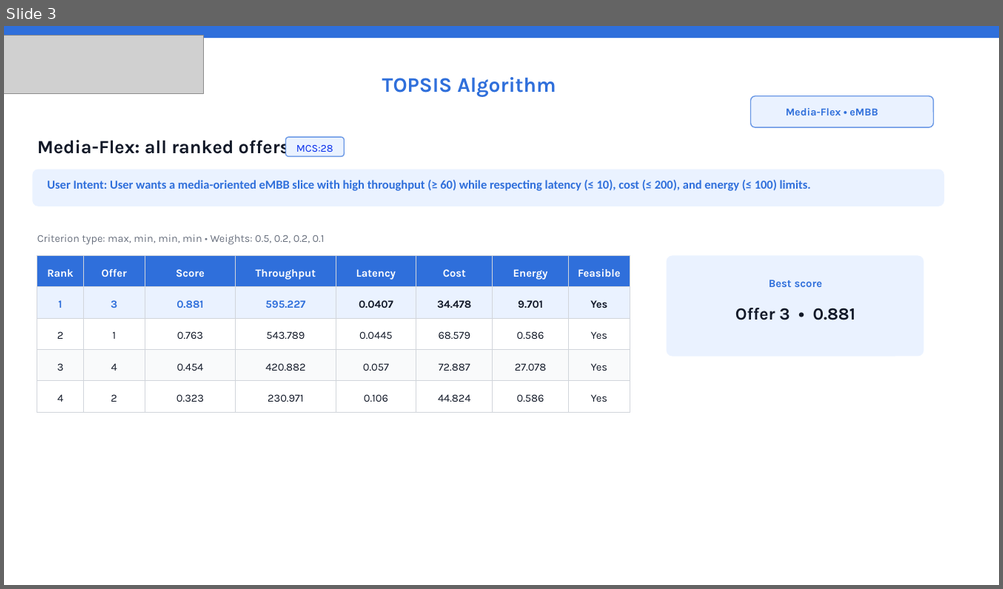
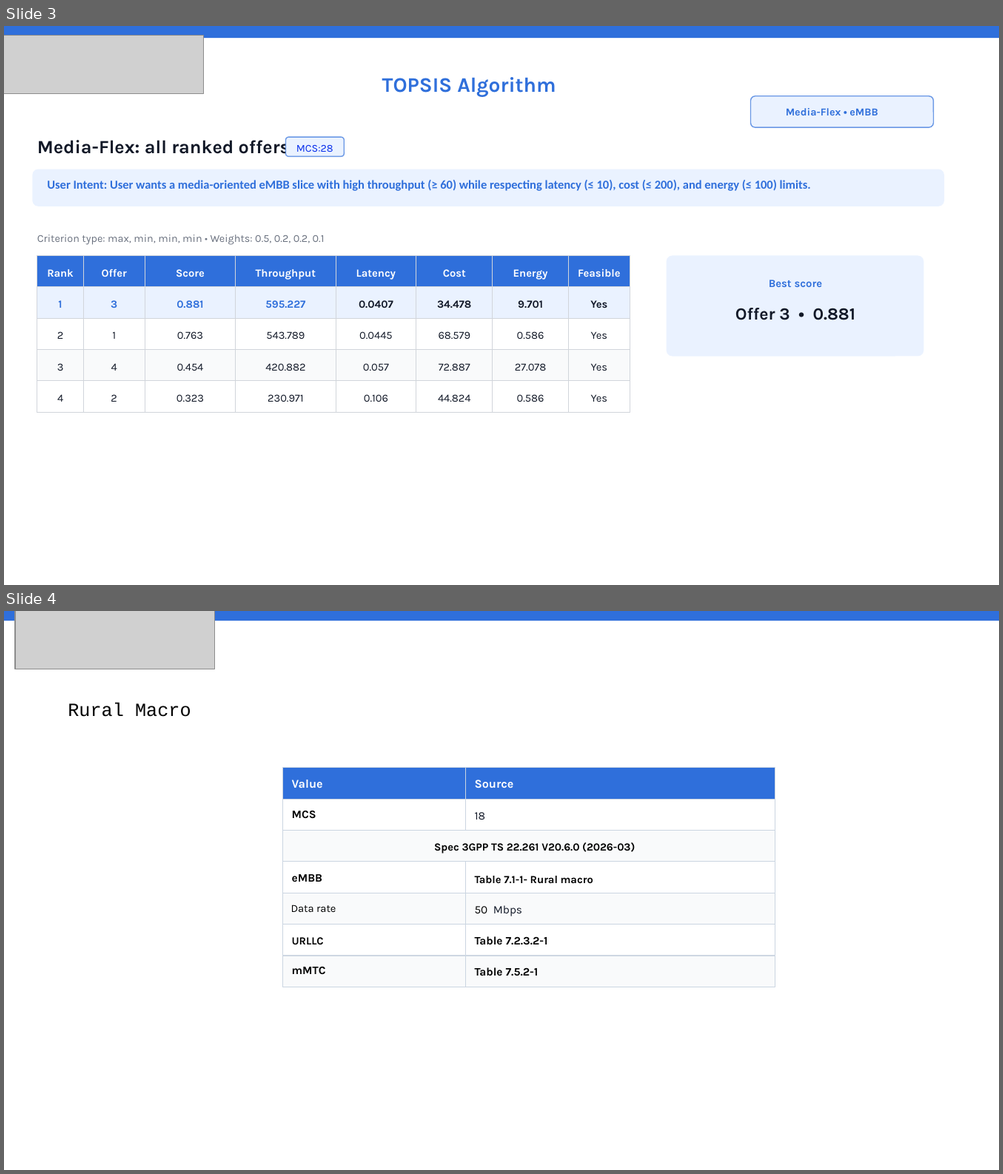
Before and after one commit to adnanrawas/tmf921-best-proposal-selection, a slide deck: slides/Multi_Objective_RAN_Slice_Optimization_and_TOPSIS_Ranking.pptx. Shown one above the other, each under a label of ours: slide 3 before the commit, slides 3 and 4 after it. The pictures are 1003x589 and 1003x1174 pixels, drawn with LibreOffice and Linux fonts; fonts in the diff are those of the drawing; grey boxes stand for pictures. Boxes give left, top, right and bottom in pixels: in the first picture for what was removed or moved away, otherwise in the second. Text is boxed around its words. In the diff, an @@ line names an element or a change of style, - is before the commit and + after.

Commit message:
Rural Macro | MCS 18 emb

```diff
--- a/slides/Multi_Objective_RAN_Slice_Optimization_and_TOPSIS_Ranking.pptx
+++ b/slides/Multi_Objective_RAN_Slice_Optimization_and_TOPSIS_Ranking.pptx
@@ slide 4 added at [4,611,999,1170], background #FFFFFF @@
@@ rectangle added at [4,611,999,621], fill #2F6FDB @@
@@ picture added at [15,611,215,669] @@
@@ text added at [68,703,191,717], 18 pt, text #000000 @@
+Rural Macro
@@ rectangle added at [283,768,466,799], fill #2F6FDB, outline #CBD5E1 0.5 pt @@
@@ text added at [292,780,323,788], 11.5 pt, text #FFFFFF, bold @@
+Value
@@ rectangle added at [466,768,776,799], fill #2F6FDB, outline #CBD5E1 0.5 pt @@
@@ text added at [475,780,514,788], 11.5 pt, text #FFFFFF, bold @@
+Source
@@ rectangle added at [283,799,466,830], fill #FFFFFF, outline #CBD5E1 0.5 pt @@
@@ text added at [292,810,316,819], 11 pt, text #000000, bold @@
+MCS
@@ rectangle added at [466,799,776,830], fill #FFFFFF, outline #CBD5E1 0.5 pt @@
@@ rectangle added at [283,830,776,862], fill #F9FAFB, outline #CBD5E1 0.5 pt @@
@@ text added at [475,812,486,820], 11 pt, text #111827 @@
+18
@@ text added at [434,843,634,854], 10.5 pt, text #000000, bold @@
+Spec 3GPP TS 22.261 V20.6.0 (2026-03)
@@ rectangle added at [283,862,466,893], fill #FFFFFF, outline #CBD5E1 0.5 pt @@
@@ text added at [292,874,323,882], 11 pt, text #000000, bold @@
+eMBB
@@ rectangle added at [466,862,776,893], fill #FFFFFF, outline #CBD5E1 0.5 pt @@
@@ text added at [475,876,593,883], 10.5 pt, text #000000, bold @@
+Table 7.1-1- Rural macro
@@ rectangle added at [283,893,466,924], fill #F9FAFB, outline #CBD5E1 0.5 pt @@
@@ rectangle added at [466,893,776,924], fill #F9FAFB, outline #CBD5E1 0.5 pt @@
@@ text added at [291,905,336,912], 10.5 pt, text #000000 @@
+Data rate
@@ text added at [475,906,522,917], 11 pt, text #111827 @@
+50 Mbps
@@ rectangle added at [283,924,466,956], fill #FFFFFF, outline #CBD5E1 0.5 pt @@
@@ text added at [292,937,324,945], 10.5 pt, text #000000, bold @@
+URLLC
@@ rectangle added at [466,924,776,956], fill #FFFFFF, outline #CBD5E1 0.5 pt @@
@@ text added at [475,937,548,945], 11 pt, text #000000, bold @@
+Table 7.2.3.2-1
@@ rectangle added at [283,956,466,987], fill #F9FAFB, outline #CBD5E1 0.5 pt @@
@@ rectangle added at [466,956,776,987], fill #F9FAFB, outline #CBD5E1 0.5 pt @@
@@ text added at [292,967,326,974], 11 pt, text #000000, bold @@
+mMTC
@@ text added at [475,968,538,977], 11 pt, text #000000, bold @@
+Table 7.5.2-1
```
Also in this commit, not shown: 1 slide changed, 2 other slides added, 30 other files.
